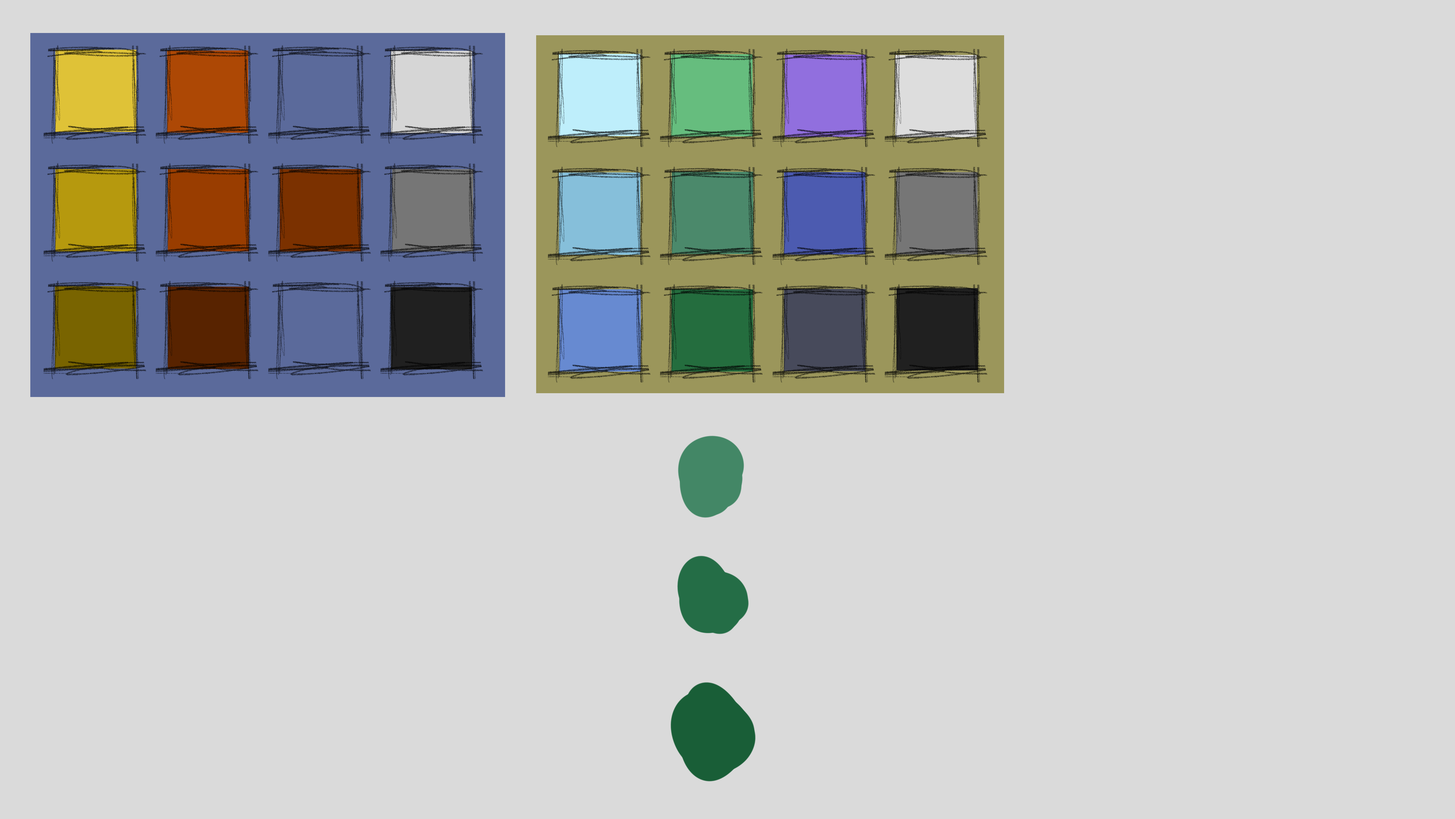
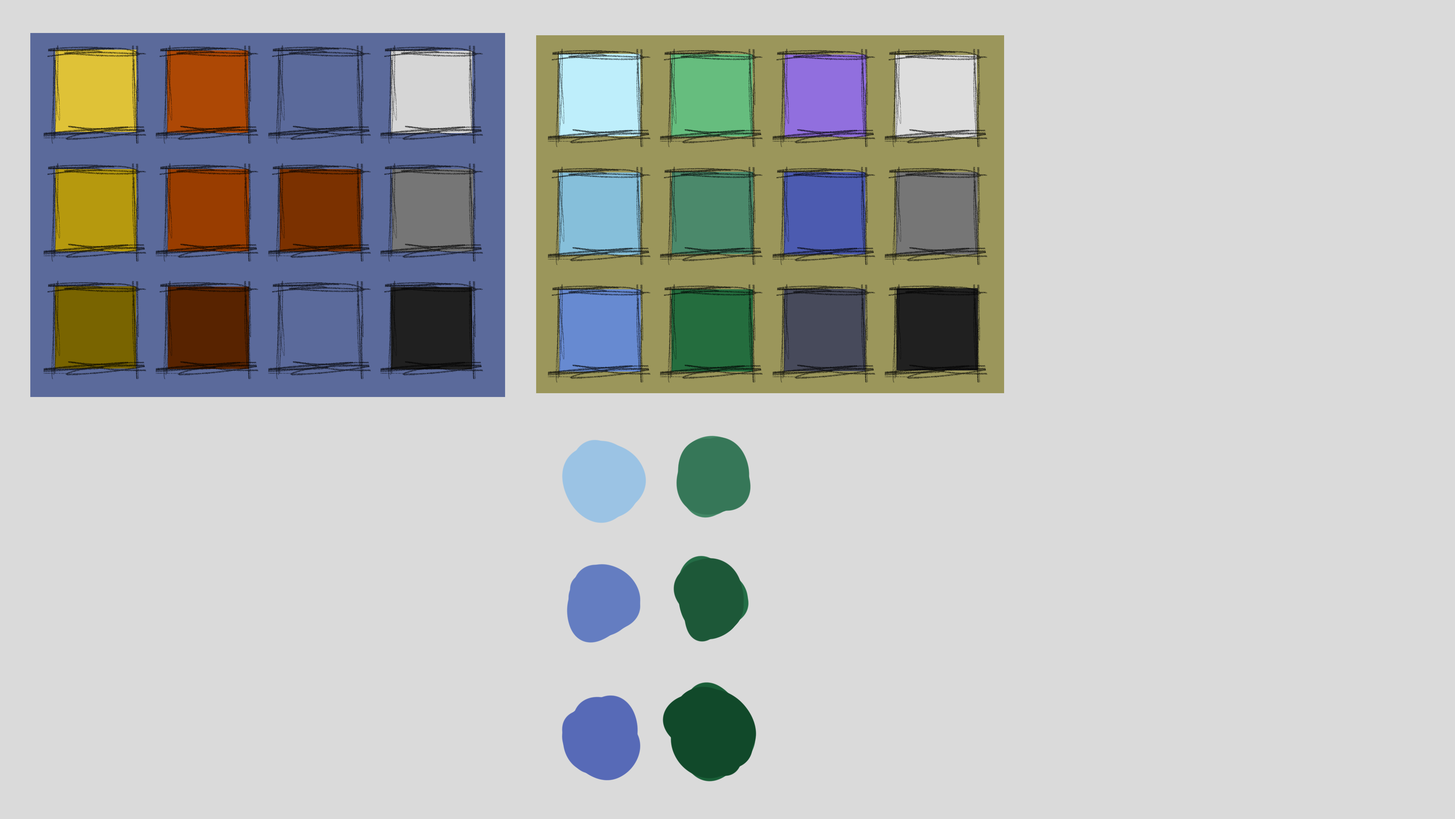
Revision of a layered 1455 x 819 image; what changed, layer by layer:
painted on "Layer 8" over (562, 436, 757, 780)
